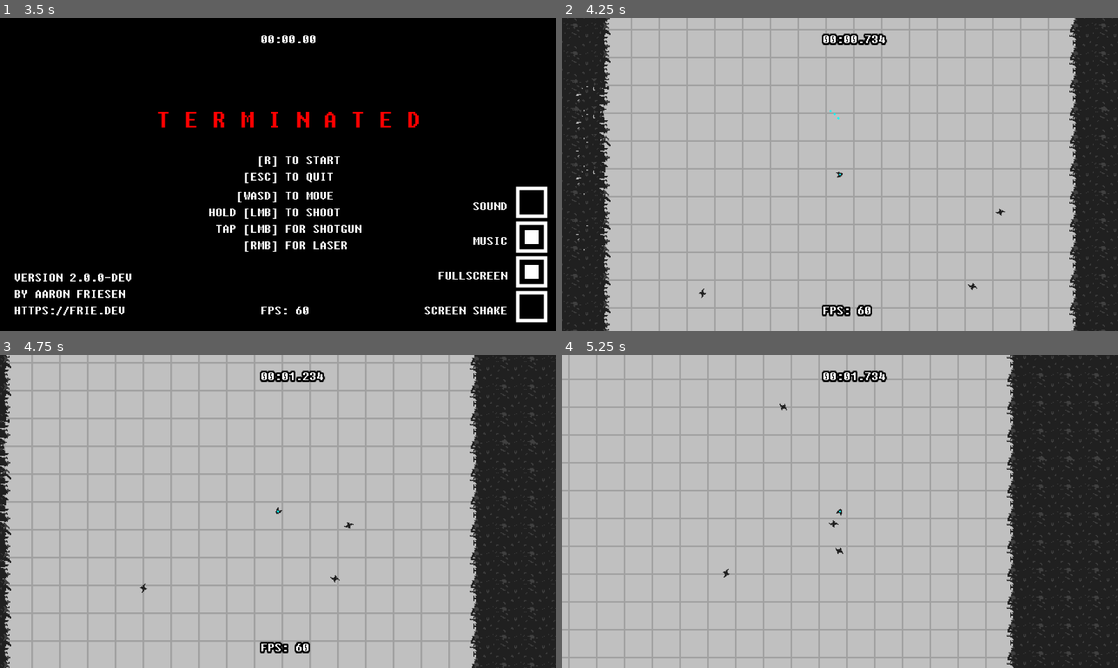
Above: before the commit, frames 1-4 (two rows, left to right).
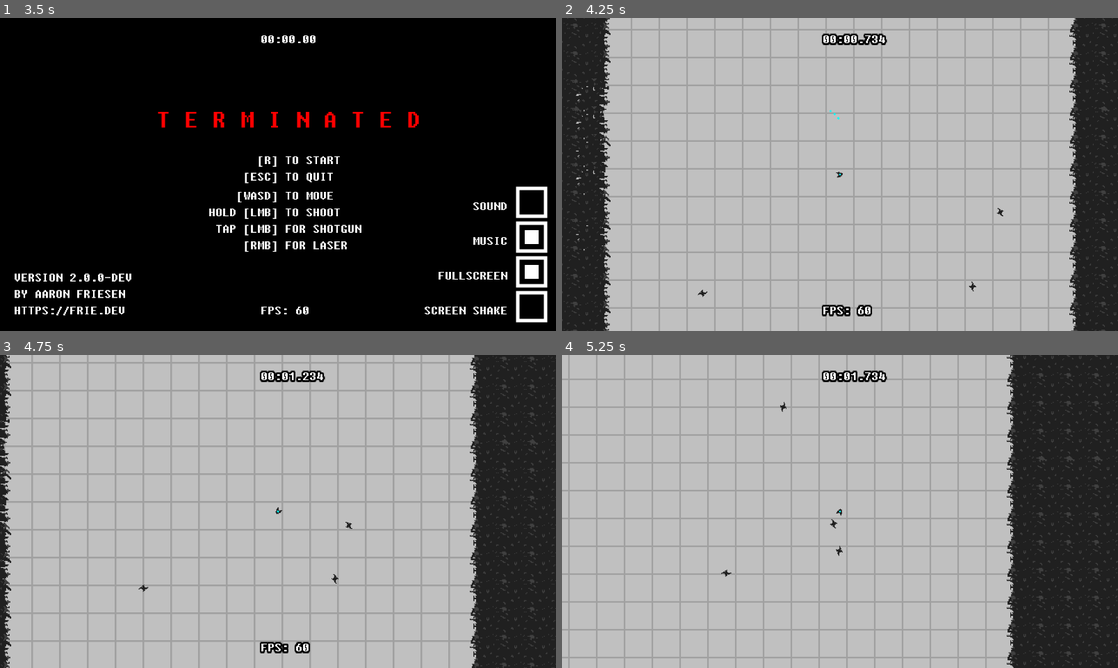
Above: after the commit, the same moments.

Repository: friedev/terminated
Game: Godot game, scene res://scenes/Main.tscn
The game is run twice, just before and just after one commit, with the same random seed, the same clock (stepped at 60 frames per second) and the same inputs. Sound files missing from this copy of the repository are replaced by a short silence.
Inputs (mouse positions are in pixels of both pictures, inside the frame that each line leads up to):
- Up to frame 1 (3.5 s): click (533, 305) at 0.5 s; click (533, 202) at 1.25 s; click (533, 237) at 2 s; tap Enter at 2.75 s; move the mouse to (400, 158) at 2.77 s; hold Right (right) from 2.78 s (still down); hold F (fps) from 2.78 s (still down)
- Up to frame 2 (4.25 s): tap R (restart) at 3.5 s; move the mouse to (728, 190) at 3.52 s; release Right (right) at 3.53 s; release F (fps) at 3.53 s; hold Down (down) from 3.53 s (still down); click (728, 190) at 3.6 s
- Up to frame 3 (4.75 s): move the mouse to (333, 442) at 4.27 s; release Down (down) at 4.28 s; hold Right (right) from 4.28 s (still down); hold Right mouse button (shoot2) from 4.28 s (still down)
- Up to frame 4 (5.25 s): move the mouse to (812, 574) at 5.02 s; release Right (right) at 5.03 s; release Right mouse button (shoot2) at 5.03 s; hold Up (up) from 5.03 s (still down); tap F (fps) at 5.1 s

Frame 1 is identical in both runs. In frame 2, less than 0.1% of the frame differs, in the area x 24-80%, y 60-90%; in frame 3, less than 0.1%; in frame 4, less than 0.1%, in the area x 28-51%, y 14-72%.

Commit message:
Increase frame rate of enemy animations

Diff:
--- a/scenes/enemies/BasicEnemy.tscn
+++ b/scenes/enemies/BasicEnemy.tscn
@@ -22,7 +22,7 @@
 }],
 "loop": true,
 "name": &"default",
-"speed": 8.0
+"speed": 12.0
 }]
 
 [sub_resource type="CircleShape2D" id="2"]
@@ -46,7 +46,7 @@
 rotation = 1.5708
 sprite_frames = SubResource("3")
 autoplay = "default"
-frame_progress = 0.3736
+frame_progress = 0.868932
 
 [node name="HurtSound" type="AudioStreamPlayer2D" parent="."]
 stream = ExtResource("4")
--- a/scenes/enemies/StrongEnemy.tscn
+++ b/scenes/enemies/StrongEnemy.tscn
@@ -27,7 +27,7 @@
 }],
 "loop": true,
 "name": &"default",
-"speed": 8.0
+"speed": 12.0
 }]
 
 [node name="StrongEnemy" type="CharacterBody2D"]
@@ -48,7 +48,7 @@
 rotation = 1.5708
 sprite_frames = SubResource("7")
 autoplay = "default"
-frame_progress = 0.483697
+frame_progress = 0.245471
 
 [node name="HurtSound" type="AudioStreamPlayer2D" parent="."]
 stream = ExtResource("8")
